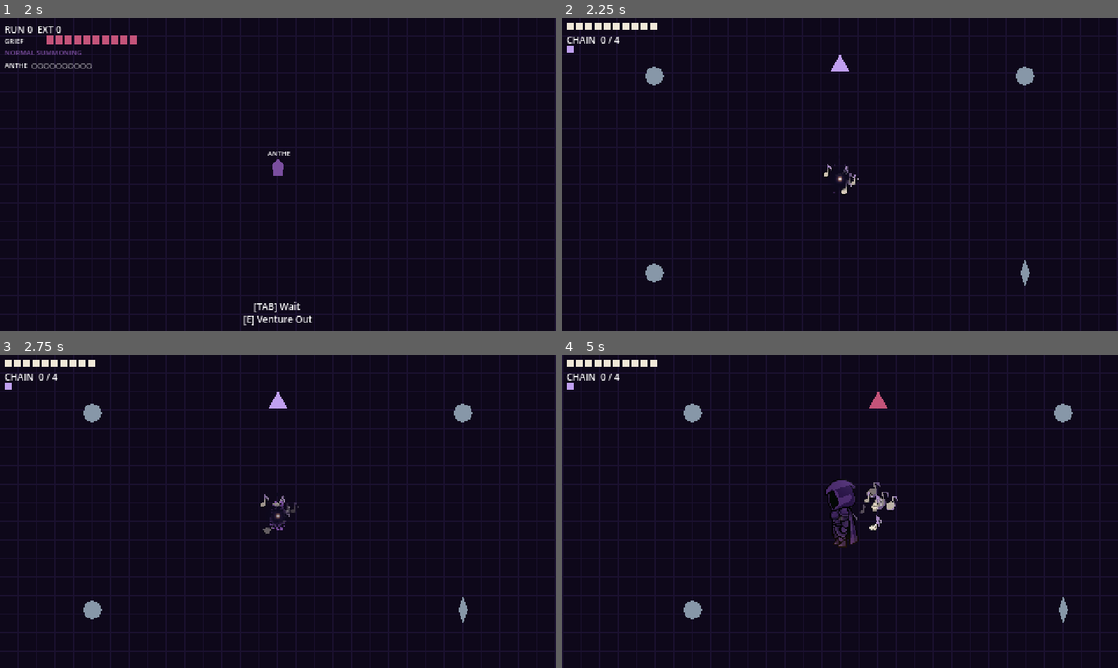
Above: before the commit, frames 1-4 (two rows, left to right).
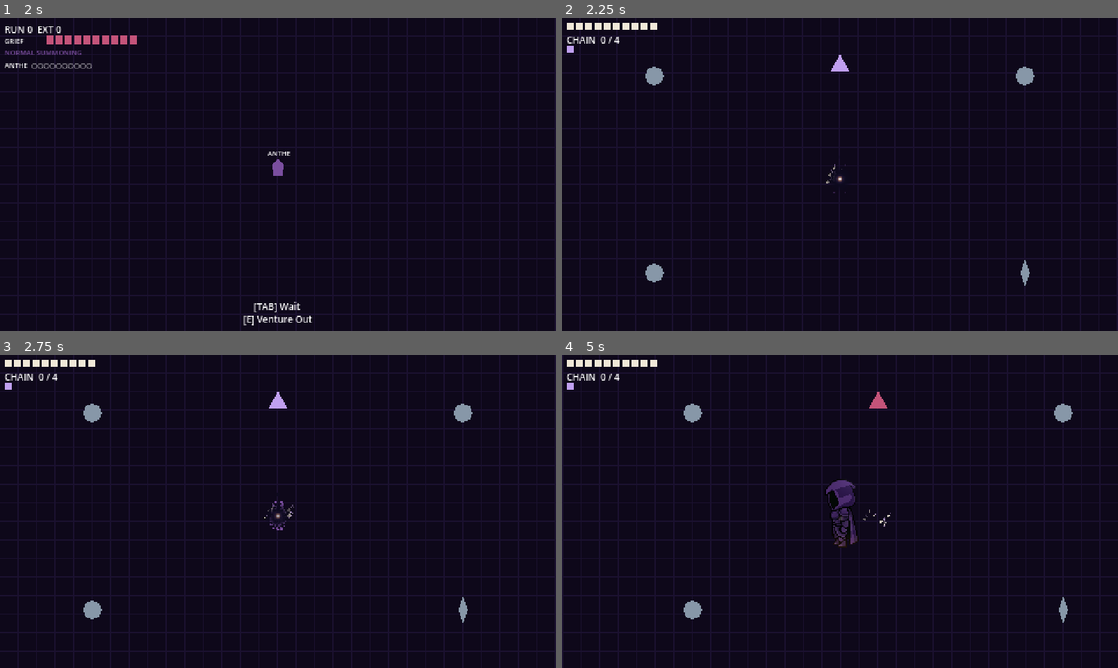
Above: after the commit, the same moments.

Repository: gambarini/summoned
Game: Godot game, scene res://scenes/base.tscn
Same seed, same stepped clock (60 frames per second), same inputs: the game is played once before the commit and once after it.
Inputs (mouse positions are in pixels of both pictures, inside the frame that each line leads up to):
- Up to frame 1 (2 s): tap Enter at 0.5 s; move the mouse to (400, 158) at 0.52 s; press the mouse at (400, 158) at 0.53 s; hold D (move_right) 0.53-1.28 s; tap Space at 1.25 s; move the mouse to (166, 190) at 1.27 s; release the mouse at (166, 190) at 1.28 s; hold S (move_down) from 1.28 s (still down); tap Q (extract) at 1.35 s
- Up to frame 2 (2.25 s): tap Enter at 2 s; move the mouse to (895, 105) at 2.02 s; release S (move_down) at 2.03 s; hold D (move_right) from 2.03 s (still down); hold E (interact) from 2.03 s (still down)
- Up to frame 3 (2.75 s): keep holding D (move_right); keep holding E (interact)
- Up to frame 4 (5 s): move the mouse to (812, 574) at 2.77 s; release D (move_right) at 2.78 s; release E (interact) at 2.78 s; hold W (move_up) 2.78-3.53 s; tap R (resonance) at 2.85 s; move the mouse to (1006, 558) at 3.52 s; hold A (move_left) from 3.53 s (still down); tap Tab at 3.6 s; move the mouse to (673, 464) at 4.27 s; click (673, 464) at 4.35 s

Frame 1 is identical in both runs. In frame 2, 0.1% of the frame differs, in the area x 47-54%, y 46-57%; in frame 3, 0.1%; in frame 4, 0.3%, in the area x 52-61%, y 40-56%.

Commit message:
Refine notation trail: smaller glyphs, livelier drift
Shrink notation particles and add a scale curve so they taper as they
dissolve. Replace the straight vertical drift with turbulence, continuous
angular velocity, tangential curl, and damping so notes waft and tumble
on invisible currents behind the warrior.

Co-Authored-By: Claude Opus 4.8 <noreply@anthropic.com>

Diff:
--- a/scripts/warrior.gd
+++ b/scripts/warrior.gd
@@ -450,10 +450,22 @@
 	pm.gravity = Vector3(0.0, -8.0, 0.0)                # gentle upward drift
 	pm.initial_velocity_min = 3.0
 	pm.initial_velocity_max = 9.0
-	pm.scale_min = 0.34
-	pm.scale_max = 0.5
+	pm.damping_min = 2.0
+	pm.damping_max = 6.0                                # notes decelerate and hang
+	pm.scale_min = 0.18
+	pm.scale_max = 0.32                                 # smaller score debris
+	pm.scale_curve = _build_notation_scale_curve()     # shrink as they dissolve
 	pm.angle_min = -25.0
-	pm.angle_max = 25.0                                 # slight tumble per glyph
+	pm.angle_max = 25.0                                 # initial tumble per glyph
+	pm.angular_velocity_min = -90.0
+	pm.angular_velocity_max = 90.0                      # slow continuous spin
+	pm.tangential_accel_min = -6.0
+	pm.tangential_accel_max = 6.0                       # gentle curl around the form
+	pm.turbulence_enabled = true
+	pm.turbulence_noise_strength = 4.0                  # waft on invisible currents
+	pm.turbulence_noise_scale = 1.6
+	pm.turbulence_influence_min = 0.1
+	pm.turbulence_influence_max = 0.4
 	pm.anim_offset_min = 0.0
 	pm.anim_offset_max = 1.0                            # random frame across the strip
 	pm.color_ramp = _build_notation_ramp()
@@ -472,6 +484,16 @@
 	])
 	var tex := GradientTexture1D.new()
 	tex.gradient = grad
+	return tex
+
+func _build_notation_scale_curve() -> CurveTexture:
+	# Scale over lifetime: pop to full size, then taper to nothing as it dissolves.
+	var curve := Curve.new()
+	curve.add_point(Vector2(0.0, 0.7))
+	curve.add_point(Vector2(0.2, 1.0))
+	curve.add_point(Vector2(1.0, 0.2))
+	var tex := CurveTexture.new()
+	tex.curve = curve
 	return tex
 
 func _notation_tier_scale() -> float:
